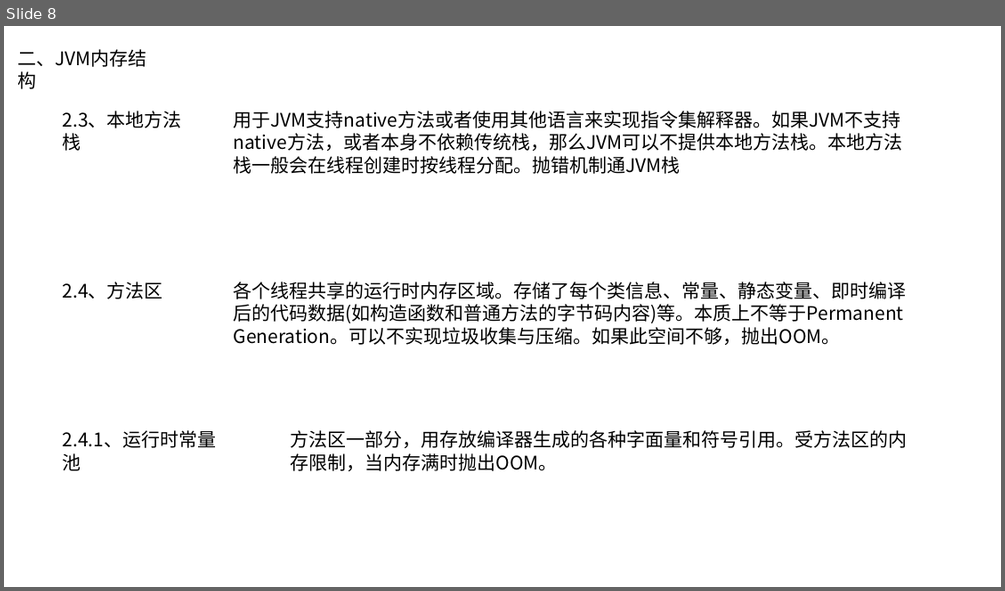
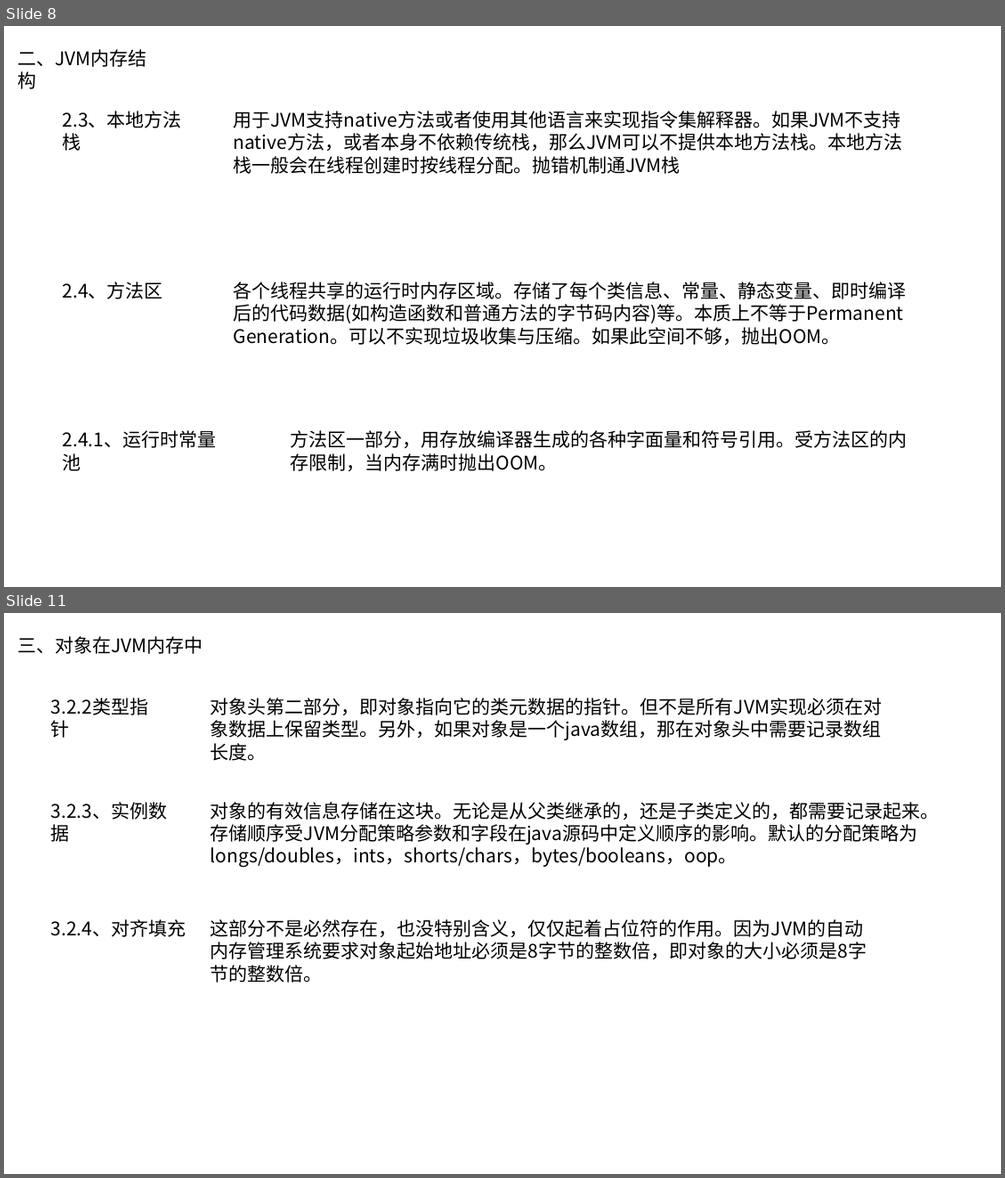
Before and after one commit to wscncxy/saiDOC, a slide deck: 虚拟机1.pptx. Shown one above the other, each under a label of ours: slide 8 before the commit, slides 8 and 11 after it; the slides between them are not shown. The pictures are 1005x591 and 1005x1178 pixels, drawn with LibreOffice and Linux fonts; fonts in the diff are those of the drawing; background and template pictures are left out. Boxes give left, top, right and bottom in pixels: in the first picture for what was removed or moved away, otherwise in the second. Text is boxed around its words. In the diff, an @@ line names an element or a change of style, - is before the commit and + after.

```diff
--- a/虚拟机1.pptx
+++ b/虚拟机1.pptx
@@ slide 11 added at (4,613,1001,1174), background picture (left out) @@
@@ text added at (17,636,202,654), 18 pt, text #000000 @@
+三、对象在JVM内存中
@@ text added at (51,698,149,715), 18 pt, text #000000 @@
+3.2.2类型指针
@@ text added at (210,698,882,761), 18 pt, text #000000 @@
+对象头第二部分，即对象指向它的类元数据的指针。但不是所有JVM实现必须在对象数据上保留类型。另外，如果对象是一个java数组，那在对象头中需要记录数组长度。
@@ text added at (51,802,168,842), 18 pt, text #000000 @@
+3.2.3、实例数据
@@ text added at (210,802,939,867), 18 pt, text #000000 @@
+对象的有效信息存储在这块。无论是从父类继承的，还是子类定义的，都需要记录起来。存储顺序受JVM分配策略参数和字段在java源码中定义顺序的影响。默认的分配策略为longs/doubles，ints，shorts/chars，bytes/booleans，oop。
@@ text added at (51,919,186,937), 18 pt, text #000000 @@
+3.2.4、对齐填充
@@ text added at (210,919,866,982), 18 pt, text #000000 @@
+这部分不是必然存在，也没特别含义，仅仅起着占位符的作用。因为JVM的自动内存管理系统要求对象起始地址必须是8字节的整数倍，即对象的大小必须是8字节的整数倍。
```
Also in this commit, not shown: 2 slides changed, 5 other slides added, 3 slides removed.
